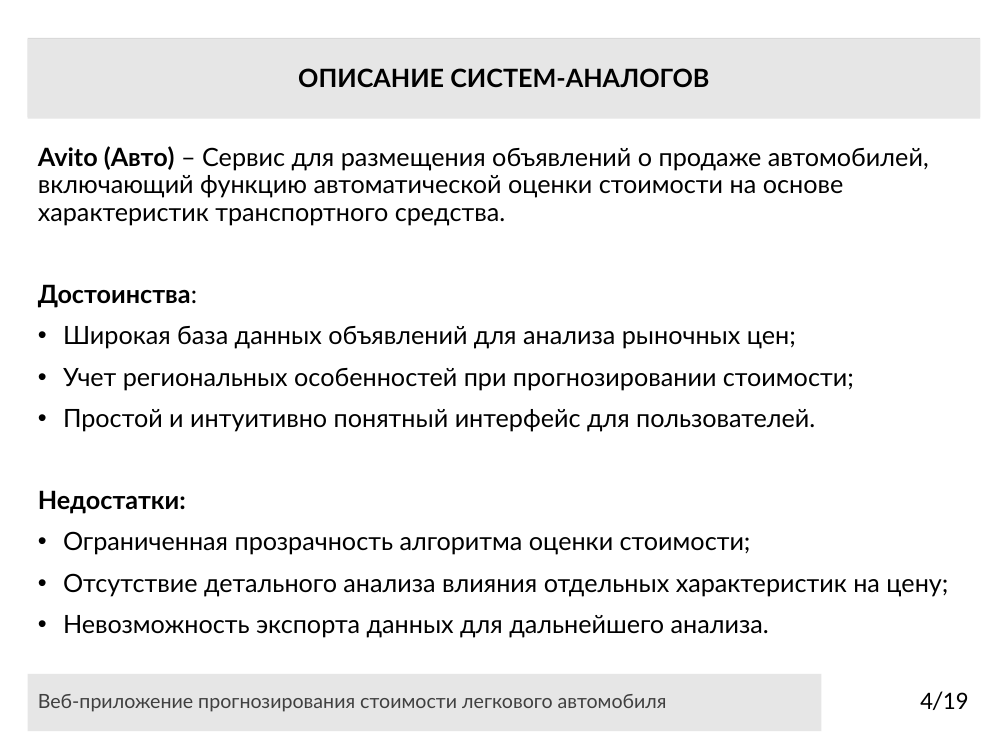
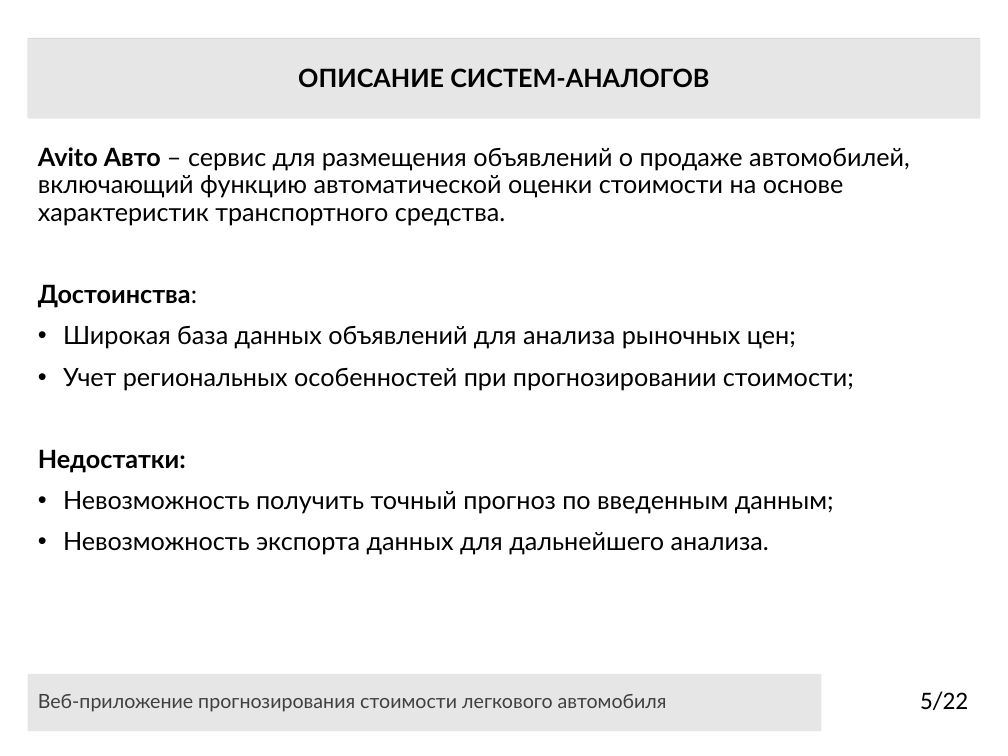
Before and after one commit to CallBan/ssau, a slide deck: slide 5 of 4 курс/2 семестр/ВКР/Презентация_Колбанов_6401.pptx (slide 4 before the commit). Drawn at 1008x756 pixels with LibreOffice and Linux fonts; fonts in the diff are those of the drawing. Boxes give left, top, right and bottom in pixels: in the first picture for what was removed or moved away, otherwise in the second. Text is boxed around its words. In the diff, an @@ line names an element or a change of style, - is before the commit and + after.

```diff
--- a/4 курс/2 семестр/ВКР/Презентация_Колбанов_6401.pptx
+++ b/4 курс/2 семестр/ВКР/Презентация_Колбанов_6401.pptx
@@ text at (38, 147, 910, 225): text changed @@
-Avito (Авто) – Сервис для размещения объявлений о продаже автомобилей, включающий функцию автоматической оценки стоимости на основе характеристик транспортного средства.
+Avito Авто – сервис для размещения объявлений о продаже автомобилей, включающий функцию автоматической оценки стоимости на основе характеристик транспортного средства.
@@ text at (63, 409, 815, 431): paragraph removed @@
-• Простой и интуитивно понятный интерфейс для пользователей.
@@ text at (63, 491, 834, 514): text changed @@
-• Ограниченная прозрачность алгоритма оценки стоимости;
-• Отсутствие детального анализа влияния отдельных характеристик на цену;
+• Невозможность получить точный прогноз по введенным данным;
@@ page number at (920, 691, 968, 710): text changed @@
-4/19
+5/22
```
Also in this commit, not shown: 8 other slides changed, 4 slides added, 1 slide removed, 5 other files.
